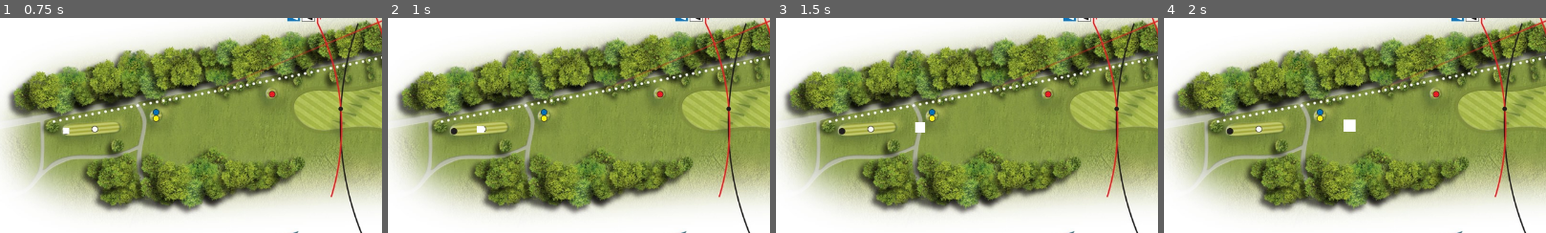
Above: before the commit, frames 1-4 (left to right).
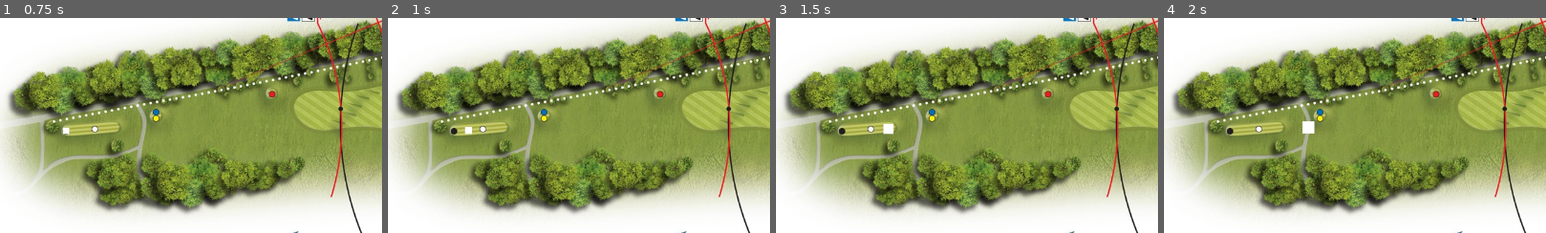
Above: after the commit, the same moments.

Repository: Risgrynsgrot/gmtk2023
Game: Godot game, scene res://Scenes/GolfMap.tscn
Same seed, same stepped clock (60 frames per second), same inputs: the game is played once before the commit and once after it. This scene is started directly instead of the project's main scene.
Inputs (mouse positions are % of the whole screen's width and height, from its top left):
- Up to frame 1 (0.75 s): tap Enter at 0.5 s; move the mouse to (72, 45) at 0.52 s; click (72, 45) at 0.67 s
- Up to frame 2 (1 s): tap Space at 0.77 s
- Up to frame 3 (1.5 s): move the mouse to (30, 55) at 1.27 s; click (30, 55) at 1.42 s
- Up to frame 4 (2 s): tap Space at 1.52 s
The pictures show only the part of the screen within x 2-52%, y 27-77%; the shares and areas given below are measured in that part.

Frame 1 is identical in both runs. In frame 2, 0.1% of the frame differs, in the area x 20-26%, y 50-55%; in frame 3, 0.3%; in frame 4, 0.4%, in the area x 36-51%, y 47-54%.

Commit message:
Start of minigame Move Audiance

Diff:
--- a/project/Scenes/GolfMap.tscn
+++ b/project/Scenes/GolfMap.tscn
@@ -6,13 +6,13 @@
 [ext_resource type="Texture2D" uid="uid://dl6gfom1pk2bp" path="res://Sprites/alpha_golf_boll.png" id="3_3x8cb"]
 
 [sub_resource type="Curve" id="Curve_xqtuq"]
-_data = [Vector2(0, 0), 0.0, 2.11435, 0, 0, Vector2(0.5, 0.7), 0.833992, 0.833992, 0, 0, Vector2(1, 1), 0.0, 0.0, 0, 0]
+_data = [Vector2(0, 0), 0.0, 1.8676, 0, 0, Vector2(0.5, 0.8), 0.847071, 0.847071, 0, 0, Vector2(1, 1), 0.0, 0.0, 0, 0]
 point_count = 3
 metadata/_snap_enabled = true
 
 [sub_resource type="Curve" id="Curve_sfo6b"]
-_data = [Vector2(0, 0), 0.0, 0.0, 0, 0, Vector2(0.5, 1), 0.0, 0.0, 0, 0, Vector2(0.767773, 0.195729), -1.50178, -1.50178, 0, 0, Vector2(1, 0), 0.0, 0.0, 0, 0]
-point_count = 4
+_data = [Vector2(0, 0), 0.0, 2.96943, 0, 0, Vector2(0.388626, 1), 0.0, 0.0, 0, 0, Vector2(0.7, 0.004), -2.27534, 0.0, 0, 0]
+point_count = 3
 
 [node name="GolfMap" type="Node2D"]
 position = Vector2(640, 373)
@@ -43,7 +43,7 @@
 position = Vector2(51.2497, 619.824)
 script = ExtResource("2_jmgno")
 hole = NodePath("../Hole Test")
-ball_max_fly_time = 4.0
+ball_max_fly_time = 7.0
 max_distance = 1000.0
 current_distance = 500.0
 time_to_lerp_distance_curve = SubResource("Curve_xqtuq")
--- a/project/Scenes/MinigameApplause/Clap.tscn
+++ b/project/Scenes/MinigameApplause/Clap.tscn
@@ -1,13 +1,10 @@
-[gd_scene load_steps=3 format=3 uid="uid://pn5vq0eh5jql"]
+[gd_scene load_steps=3 format=3 uid="uid://bfqqyi052p8lf"]
 
 [ext_resource type="Script" path="res://Scripts/Clap.gd" id="1_2b8a2"]
 [ext_resource type="Texture2D" uid="uid://cdkkcjxyemmki" path="res://Sprites/clap.png" id="2_ld0is"]
 
 [node name="Clap" type="Node2D"]
 script = ExtResource("1_2b8a2")
-rotation_range = Vector2(-60, 60)
-min_offset_range = Vector2(50, 100)
-offset_range = Vector2(200, 300)
 
 [node name="Sprite2D" type="Sprite2D" parent="."]
 texture = ExtResource("2_ld0is")
--- a/project/Scenes/MinigameApplause/Clapper.tscn
+++ b/project/Scenes/MinigameApplause/Clapper.tscn
@@ -1,21 +1,18 @@
-[gd_scene load_steps=5 format=3 uid="uid://jvc3ih2x10gc"]
+[gd_scene load_steps=4 format=3 uid="uid://jvc3ih2x10gc"]
 
 [ext_resource type="Script" path="res://Scripts/Clapper.gd" id="1_huyn0"]
 [ext_resource type="Texture2D" uid="uid://cjkilv4qmtu1f" path="res://Sprites/clap_hand.png" id="2_pbqhl"]
-[ext_resource type="PackedScene" uid="uid://pn5vq0eh5jql" path="res://Scenes/MinigameApplause/Clap.tscn" id="2_v1ue3"]
 
 [sub_resource type="RectangleShape2D" id="RectangleShape2D_w1kia"]
 size = Vector2(88.5, 87)
 
 [node name="Clapper" type="Node2D" node_paths=PackedStringArray("right_hand")]
-position = Vector2(481, 458)
 script = ExtResource("1_huyn0")
 right_hand = NodePath("HandRight")
-clap_particle = ExtResource("2_v1ue3")
 
 [node name="HandLeft" type="Sprite2D" parent="."]
 position = Vector2(0, 10)
-scale = Vector2(-3, 3)
+scale = Vector2(-1, 1)
 texture = ExtResource("2_pbqhl")
 
 [node name="LeftHandCollider" type="Area2D" parent="HandLeft" groups=["Hand"]]
@@ -27,8 +24,7 @@
 shape = SubResource("RectangleShape2D_w1kia")
 
 [node name="HandRight" type="Sprite2D" parent="."]
-position = Vector2(408, 3)
-scale = Vector2(3, 3)
+position = Vector2(200, 0)
 texture = ExtResource("2_pbqhl")
 
 [node name="RightHandCollider" type="Area2D" parent="HandRight" groups=["Hand"]]
--- a/project/Scenes/MinigameApplause/MinigameApplause.tscn
+++ b/project/Scenes/MinigameApplause/MinigameApplause.tscn
@@ -9,6 +9,7 @@
 time_limit = 10.0
 
 [node name="Clapper" parent="." node_paths=PackedStringArray("minigame") instance=ExtResource("2_mi0v4")]
+position = Vector2(147, 109)
 minigame = NodePath("..")
 
 [node name="CanvasLayer" type="CanvasLayer" parent="."]
--- /dev/null
+++ b/project/Scenes/MinigameMoveAudiance/Audiance.gd
@@ -0,0 +1,11 @@
+extends Node2D
+
+
+# Called when the node enters the scene tree for the first time.
+func _ready():
+	pass # Replace with function body.
+
+
+# Called every frame. 'delta' is the elapsed time since the previous frame.
+func _process(delta):
+	pass
--- /dev/null
+++ b/project/Scenes/MinigameMoveAudiance/Caddy.gd
@@ -0,0 +1,13 @@
+extends Node2D
+
+@export var speed : float = 3
+
+# Called when the node enters the scene tree for the first time.
+func _ready():
+	pass # Replace with function body.
+
+# Called every frame. 'delta' is the elapsed time since the previous frame.
+func _process(delta):
+	var mousedirection = (get_global_mouse_position() - self.position) / 100
+	self.position += mousedirection * speed
+	pass
--- /dev/null
+++ b/project/Scenes/MinigameMoveAudiance/MinigameMoveAudiance.tscn
@@ -0,0 +1,69 @@
+[gd_scene load_steps=6 format=3 uid="uid://dx847wturq7la"]
+
+[ext_resource type="Texture2D" uid="uid://bjrl5w8ghejvs" path="res://Sprites/Person Transparent.png" id="1_cexjr"]
+[ext_resource type="Script" path="res://Scenes/MinigameMoveAudiance/Caddy.gd" id="1_yi4n4"]
+[ext_resource type="Texture2D" uid="uid://bw70dwftmv6vp" path="res://Sprites/Person Transparent Red.png" id="2_jfud0"]
+[ext_resource type="Script" path="res://Scenes/MinigameMoveAudiance/Audiance.gd" id="3_drptv"]
+[ext_resource type="Texture2D" uid="uid://dl6gfom1pk2bp" path="res://Sprites/alpha_golf_boll.png" id="4_u1e16"]
+
+[node name="MinigameMoveAudiance" type="Node2D"]
+
+[node name="Caddy" type="Node2D" parent="."]
+position = Vector2(1095, 552)
+script = ExtResource("1_yi4n4")
+
+[node name="PersonTransparent" type="Sprite2D" parent="Caddy"]
+position = Vector2(0, 3)
+scale = Vector2(0.1, 0.1)
+texture = ExtResource("1_cexjr")
+
+[node name="Audiance" type="Node2D" parent="."]
+script = ExtResource("3_drptv")
+
+[node name="PersonTransparentRed" type="Sprite2D" parent="Audiance"]
+position = Vector2(443, 209)
+scale = Vector2(0.1, 0.1)
+texture = ExtResource("2_jfud0")
+
+[node name="PersonTransparentRed2" type="Sprite2D" parent="Audiance"]
+position = Vector2(787, 211)
+scale = Vector2(0.1, 0.1)
+texture = ExtResource("2_jfud0")
+
+[node name="PersonTransparentRed3" type="Sprite2D" parent="Audiance"]
+position = Vector2(349, 406)
+scale = Vector2(0.1, 0.1)
+texture = ExtResource("2_jfud0")
+
+[node name="PersonTransparentRed4" type="Sprite2D" parent="Audiance"]
+position = Vector2(853, 403)
+scale = Vector2(0.1, 0.1)
+texture = ExtResource("2_jfud0")
+
+[node name="PersonTransparentRed5" type="Sprite2D" parent="Audiance"]
+position = Vector2(611, 393)
+scale = Vector2(0.1, 0.1)
+texture = ExtResource("2_jfud0")
+
+[node name="PersonTransparentRed6" type="Sprite2D" parent="Audiance"]
+position = Vector2(427, 569)
+scale = Vector2(0.1, 0.1)
+texture = ExtResource("2_jfud0")
+
+[node name="PersonTransparentRed7" type="Sprite2D" parent="Audiance"]
+position = Vector2(747, 563)
+scale = Vector2(0.1, 0.1)
+texture = ExtResource("2_jfud0")
+
+[node name="PersonTransparentRed8" type="Sprite2D" parent="Audiance"]
+position = Vector2(621, 113)
+scale = Vector2(0.1, 0.1)
+texture = ExtResource("2_jfud0")
+
+[node name="Ball" type="Node2D" parent="."]
+position = Vector2(645, 352)
+
+[node name="Sprite2D" type="Sprite2D" parent="Ball"]
+modulate = Color(1, 1, 1, 0)
+scale = Vector2(30, 30)
+texture = ExtResource("4_u1e16")
Binary file added: project/Sprites/Person Transparent Red.png
Not shown, added: project/Sprites/Person Transparent Red.png.import
Binary file added: project/Sprites/Person Transparent.png
Not shown, added: project/Sprites/Person Transparent.png.import
